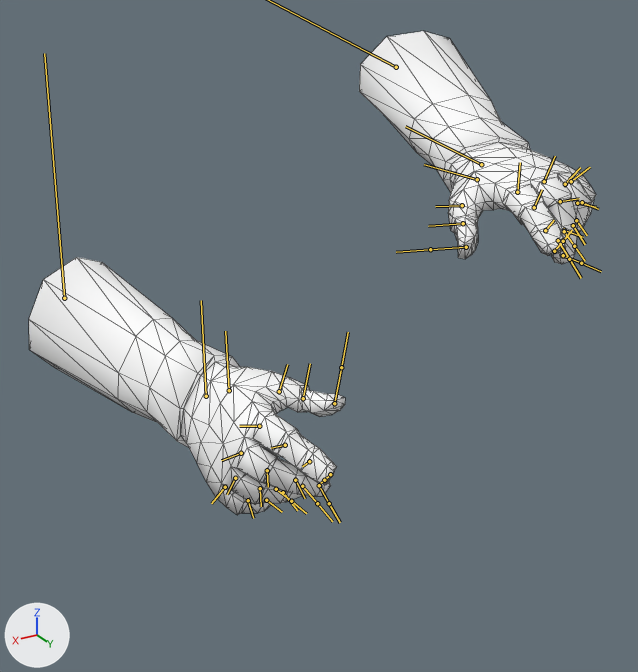
The FBX model Assets/Models/arms.fbx: old version first, new version second.
Before and after are seen from a camera (50 mm lens) standing at (5.13, 13.09, 5.47) and looking at (-3.49, -1.28, -1.72). The axes (+X, +Y, +Z) are drawn at lower left. The lights are the same throughout. Both versions are drawn at frame 1 of the action 'Armature|R_wrist_Goal|CINEMA_4D_Main|Layer0'; the numbers are the values there. The bones that bend it are drawn over the model as lines. Mesh edges are drawn as thin lines.

The first picture shows 'armmesh'.
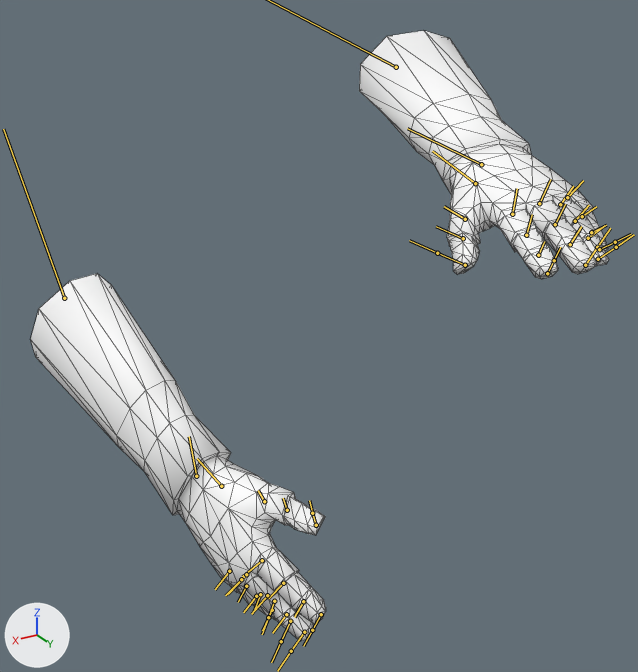
What differs and where, as boxes [x1, y1, x2, y2] in the pictures (638 x 672 px):
'armmesh', posed (26% taller): before [29, 31, 596, 515]; after [30, 31, 609, 641]
bone 'L_wrist', root to tip: before (481, 164) to (405, 126); after (481, 164) to (407, 128)
bone 'L_thumb', root to tip: before (477, 179) to (424, 164); after (475, 183) to (432, 151)
bone 'L_thumb_2', root to tip: before (462, 205) to (435, 206); after (465, 219) to (444, 206)
bone 'L_thumb_3', root to tip: before (463, 223) to (428, 226); after (463, 238) to (436, 226)
bone 'L_point_2', root to tip: before (534, 207) to (542, 189); after (526, 235) to (532, 214)
bone 'L_middle', root to tip: before (544, 181) to (555, 156); after (539, 203) to (550, 179)
bone 'L_middle_2', root to tip: before (560, 201) to (579, 198); after (555, 224) to (565, 204)
bone 'L_middle_3', root to tip: before (564, 230) to (583, 237); after (570, 244) to (581, 226)
bone 'L_ring', root to tip: before (565, 184) to (580, 167); after (560, 204) to (573, 186)
bone 'L_ring_2', root to tip: before (577, 203) to (596, 207); after (575, 221) to (589, 205)
bone 'L_ring_3', root to tip: before (573, 225) to (585, 244); after (588, 238) to (605, 225)
bone 'L_pink', root to tip: before (571, 181) to (590, 167); after (567, 197) to (583, 180)
bone 'L_pink_2', root to tip: before (582, 202) to (598, 209); after (582, 216) to (596, 206)
bone 'L_pink_3', root to tip: before (576, 220) to (587, 235); after (591, 232) to (606, 225)
bone 'R_elbow', root to tip: before (64, 298) to (44, 53); after (64, 298) to (3, 129)
bone 'R_wrist', root to tip: before (206, 396) to (201, 300); after (196, 476) to (189, 436)
bone 'R_thumb', root to tip: before (229, 390) to (225, 331); after (221, 486) to (197, 458)
bone 'R_thumb_2', root to tip: before (279, 391) to (287, 364); after (264, 501) to (258, 490)
bone 'R_thumb_3', root to tip: before (303, 398) to (310, 363); after (287, 510) to (283, 498)
bone 'R_point', root to tip: before (259, 426) to (239, 426); after (262, 560) to (242, 576)
bone 'R_middle', root to tip: before (241, 453) to (221, 460); after (246, 574) to (228, 594)
bone 'R_middle_2', root to tip: before (267, 470) to (268, 487); after (267, 595) to (251, 614)
bone 'R_middle_3', root to tip: before (295, 480) to (305, 498); after (286, 614) to (272, 633)
bone 'R_ring', root to tip: before (235, 478) to (227, 494); after (241, 579) to (225, 595)
bone 'R_ring_2', root to tip: before (260, 488) to (261, 506); after (256, 596) to (243, 612)
bone 'R_ring_3', root to tip: before (283, 492) to (297, 510); after (272, 610) to (262, 630)
bone 'R_pink', root to tip: before (225, 487) to (211, 503); after (229, 571) to (215, 589)
bone 'R_pink_2', root to tip: before (248, 500) to (253, 518); after (246, 586) to (238, 602)
bone 'R_pink_3', root to tip: before (266, 500) to (282, 512); after (260, 594) to (254, 611)

The change in detail:
Bone 'L_wrist' (bone_l_wrist) turns from (4, 9, 0) to (0, 0, 0) degrees about its own x, y and z.
Bone 'L_thumb' (bone_l_thumb) turns from (7, 0, -25) to (0, 0, 0) degrees about its own x, y and z.
Bone 'L_thumb_2' (bone_l_thumb_2) turns from (-8, -9, -9) to (0, 0, 0) degrees about its own x, y and z.
Bone 'L_thumb_3' (bone_l_thumb_3) turns from (4, -3, -1) to (0, 0, 0) degrees about its own x, y and z.
Bone 'L_point_2' (bone_l_point_2) turns from (-20, 0, 0) to (0, 0, 0) degrees about its own x, y and z.
Bone 'L_middle' (bone_l_middle) turns from (-8, 0, 0) to (0, 0, 0) degrees about its own x, y and z.
Bone 'L_middle_2' (bone_l_middle_2) turns from (-43, 0, 0) to (0, 0, 0) degrees about its own x, y and z.
Bone 'L_middle_3' (bone_l_middle_3) turns from (-17, 0, 0) to (0, 0, 0) degrees about its own x, y and z.
Bone 'L_ring' (bone_l_ring) turns from (-17, 0, 0) to (0, 0, 0) degrees about its own x, y and z.
Bone 'L_ring_2' (bone_l_ring_2) turns from (-46, 0, 0) to (0, 0, 0) degrees about its own x, y and z.
Bone 'L_ring_3' (bone_l_ring_3) turns from (-28, 0, 0) to (0, 0, 0) degrees about its own x, y and z.
Bone 'L_pink' (bone_l_pink) turns from (-18, 0, 0) to (0, 0, 0) degrees about its own x, y and z.
Bone 'L_pink_2' (bone_l_pink_2) turns from (-42, 0, 0) to (0, 0, 0) degrees about its own x, y and z.
Bone 'L_pink_3' (bone_l_pink_3) turns from (-26, 0, 0) to (0, 0, 0) degrees about its own x, y and z.
Bone 'R_elbow' (bone_r_elbow) turns from (24, -1, 21) to (0, 0, 0) degrees about its own x, y and z.
Bone 'R_wrist' (bone_r_wrist) turns from (5, -12, -1) to (0, 0, 0) degrees about its own x, y and z.
Bone 'R_thumb' (bone_r_thumb) turns from (-10, 9, 15) to (0, 0, 0) degrees about its own x, y and z.
Bone 'R_thumb_2' (bone_r_thumb_2) turns from (-4, 1, 18) to (0, 0, 0) degrees about its own x, y and z.
Bone 'R_thumb_3' (bone_r_thumb_3) turns from (14, 0, 0) to (0, 0, 0) degrees about its own x, y and z.
Bone 'R_point' (bone_r_point) turns from (-15, -4, 0) to (0, 0, 0) degrees about its own x, y and z.
Bone 'R_middle' (bone_r_middle) turns from (-15, 0, 0) to (0, 0, 0) degrees about its own x, y and z.
Bone 'R_middle_2' (bone_r_middle_2) turns from (-35, 0, 0) to (0, 0, 0) degrees about its own x, y and z.
Bone 'R_middle_3' (bone_r_middle_3) turns from (-14, 0, 0) to (0, 0, 0) degrees about its own x, y and z.
Bone 'R_ring' (bone_r_ring) turns from (-35, 0, 0) to (0, 0, 0) degrees about its own x, y and z.
Bone 'R_ring_2' (bone_r_ring_2) turns from (-16, -1, 0) to (0, 0, 0) degrees about its own x, y and z.
Bone 'R_ring_3' (bone_r_ring_3) turns from (-20, 0, 0) to (0, 0, 0) degrees about its own x, y and z.
Bone 'R_pink' (bone_r_pink) turns from (-21, 0, 0) to (0, 0, 0) degrees about its own x, y and z.
Bone 'R_pink_2' (bone_r_pink_2) turns from (-35, 0, 0) to (0, 0, 0) degrees about its own x, y and z.
Bone 'R_pink_3' (bone_r_pink_3) turns from (-34, 0, 0) to (0, 0, 0) degrees about its own x, y and z.
